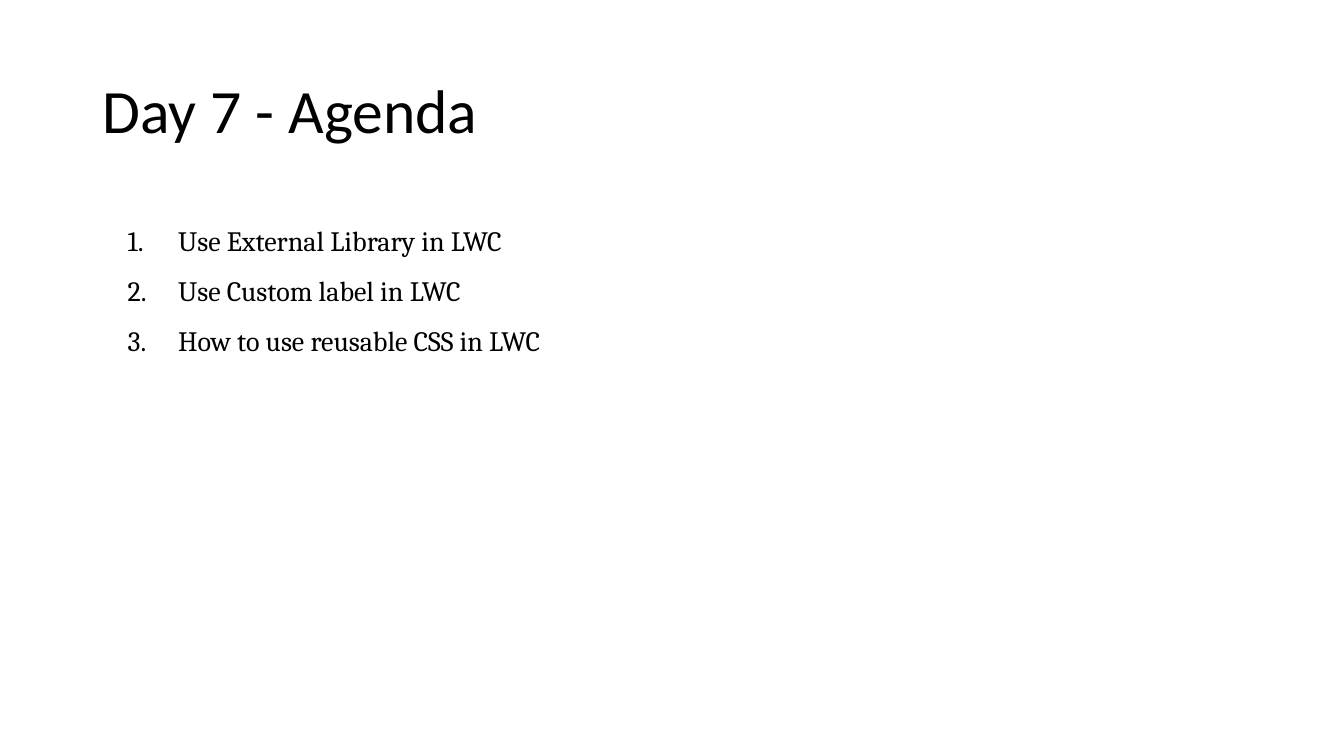
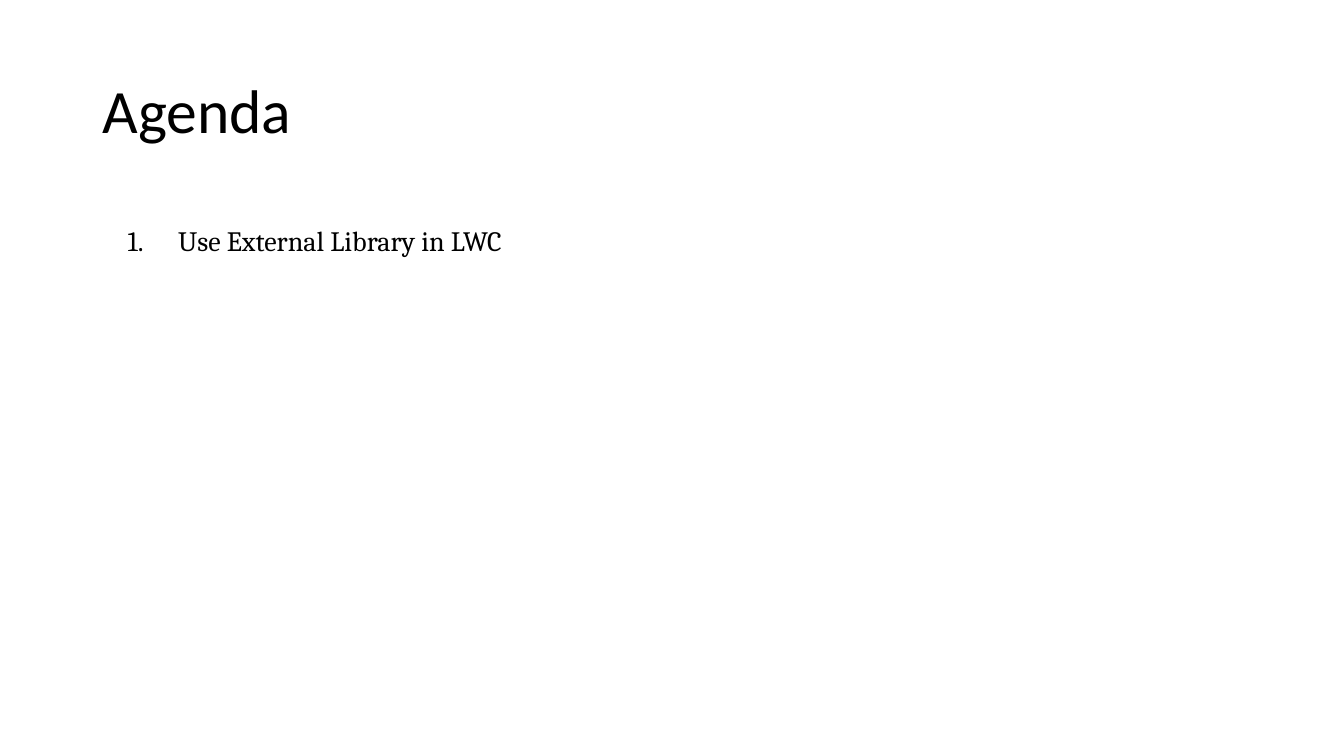
Before and after one commit to amitastreait/lwc-learning, a slide deck: slide 97 of docs/PPT/Lightning Web component.pptx (slide 56 before the commit). Drawn at 1344x756 pixels with LibreOffice and Linux fonts; fonts in the diff are those of the drawing. Boxes give left, top, right and bottom in pixels: in the first picture for what was removed or moved away, otherwise in the second. Text is boxed around its words. In the diff, an @@ line names an element or a change of style, - is before the commit and + after.

```diff
--- a/docs/PPT/Lightning Web component.pptx
+++ b/docs/PPT/Lightning Web component.pptx
@@ title at (102,90,291,144): text changed @@
-Day 7 - Agenda
+Agenda
@@ text at (178,281,540,352): paragraphs removed @@
-2. Use Custom label in LWC
-3. How to use reusable CSS in LWC
```
Also in this commit, not shown: 17 other slides changed, 47 slides added, 15 other files.
